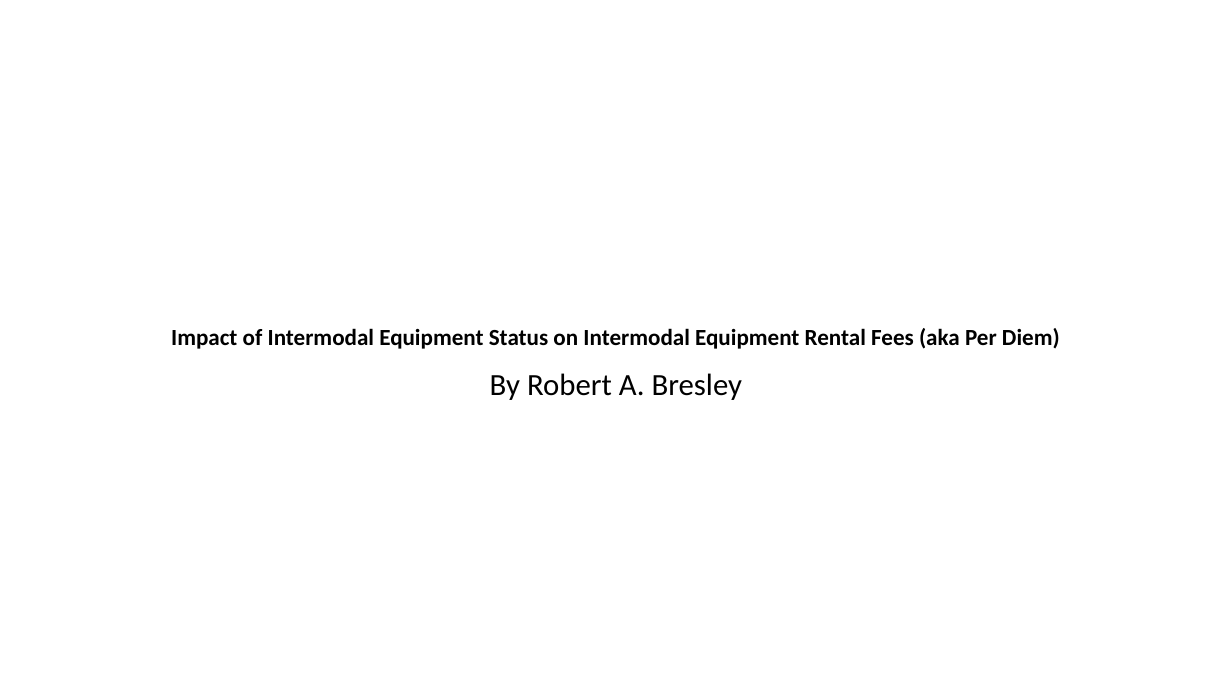
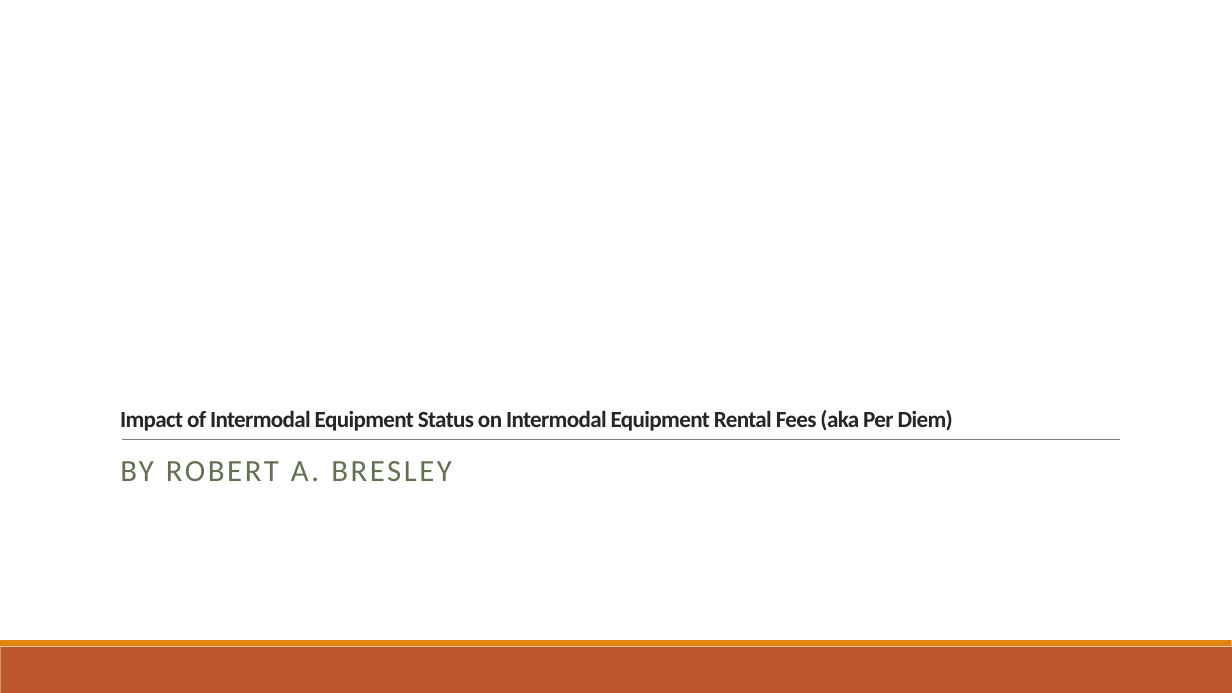
Before and after one commit to ihit140d/Robert_Bresley_Final_Project, a slide deck: slide 1 of Robert_Bresley_final_project.pptx. Drawn at 1232x693 pixels with LibreOffice and Linux fonts; fonts in the diff are those of the drawing. Boxes give left, top, right and bottom in pixels: in the first picture for what was removed or moved away, otherwise in the second. Text is boxed around its words. In the diff, an @@ line names an element or a change of style, - is before the commit and + after.

Commit message:
Make updates to formatting

```diff
--- a/Robert_Bresley_final_project.pptx
+++ b/Robert_Bresley_final_project.pptx
@@ title "Impact of Intermodal Equipment Status ...": place and size @@
-title "Impact of Intermodal Equipment Status ..." at (171,328,1060,349)
+title "Impact of Intermodal Equipment Status ..." at (120,410,953,431)
@@ title "Impact of Intermodal Equipment Status ..." at (120,410,953,431): text colour #000000 to #262626, letter spacing 0 to -0.5 pt; alignment centre to left; line spacing 0.9 to 0.85 @@
@@ line added from (122, 439) to (1120, 439), #808080 0.5 pt @@
@@ subtitle at (120,461,452,481): text changed; text colour #000000 to #637052 @@
-By Robert A. Bresley
+BY ROBERT A. BRESLEY
@@ rectangle added at (0,647,1232,693), fill #BD582C @@
@@ rectangle added at (0,640,1232,647), fill #E48312 @@
```
Also in this commit, not shown: 19 other slides changed.
